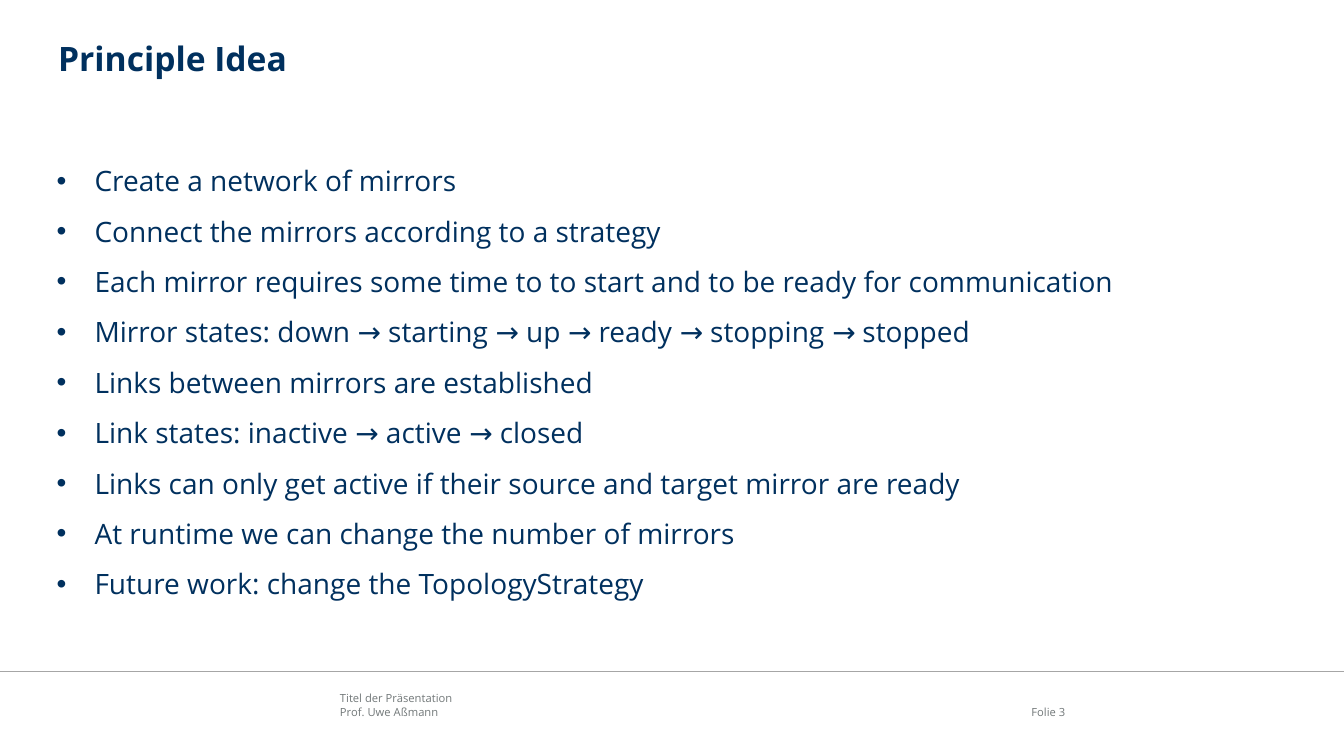
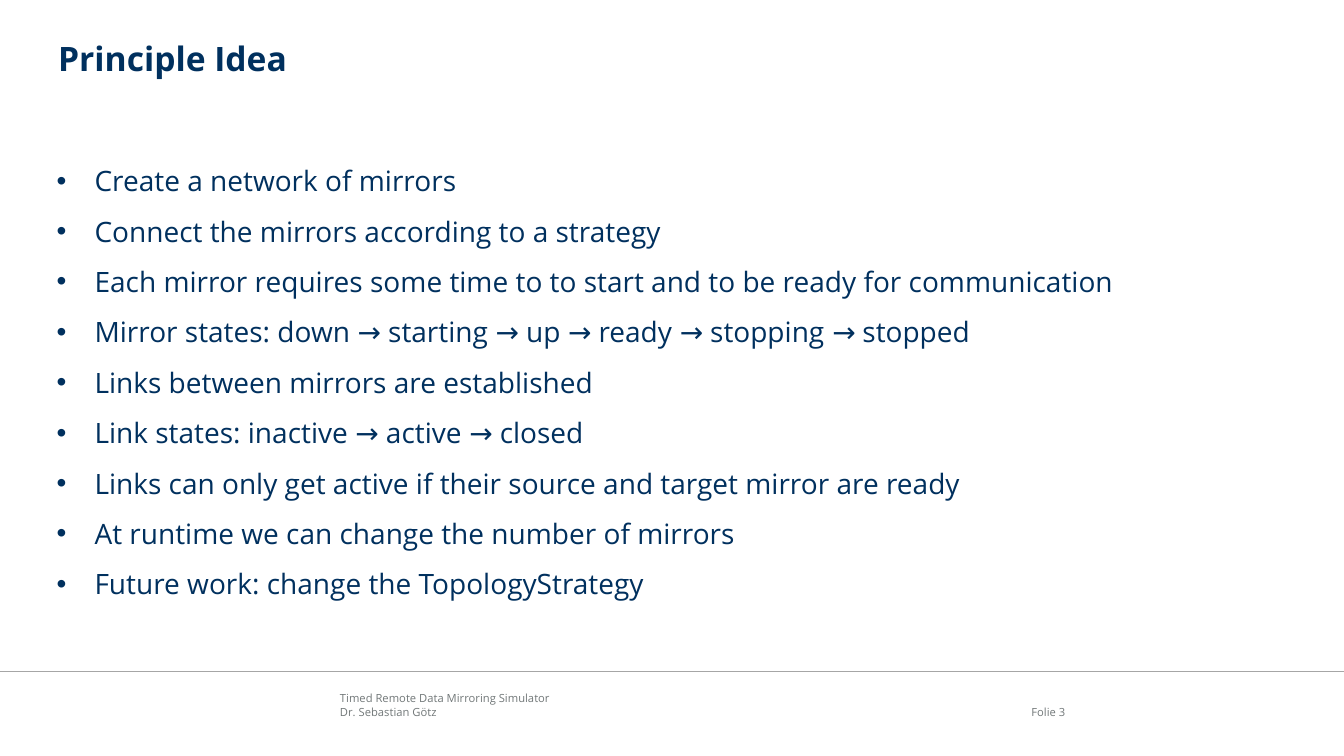
Before and after one commit to sebastiangoetz/LRDMSimulator, a slide deck: slide 3 of doc/timed-rdmsim.pptx. Drawn at 1344x756 pixels with LibreOffice and Linux fonts; fonts in the diff are those of the drawing; background and template pictures are left out. Boxes give left, top, right and bottom in pixels: in the first picture for what was removed or moved away, otherwise in the second. Text is boxed around its words. In the diff, an @@ line names an element or a change of style, - is before the commit and + after.

```diff
--- a/doc/timed-rdmsim.pptx
+++ b/doc/timed-rdmsim.pptx
@@ text at [340, 693, 550, 716]: text changed @@
-Titel der Präsentation
-Prof. Uwe Aßmann
+Timed Remote Data Mirroring Simulator
+Dr. Sebastian Götz
```
Also in this commit, not shown: 6 other slides changed, 1 slide added, 3 other files.
